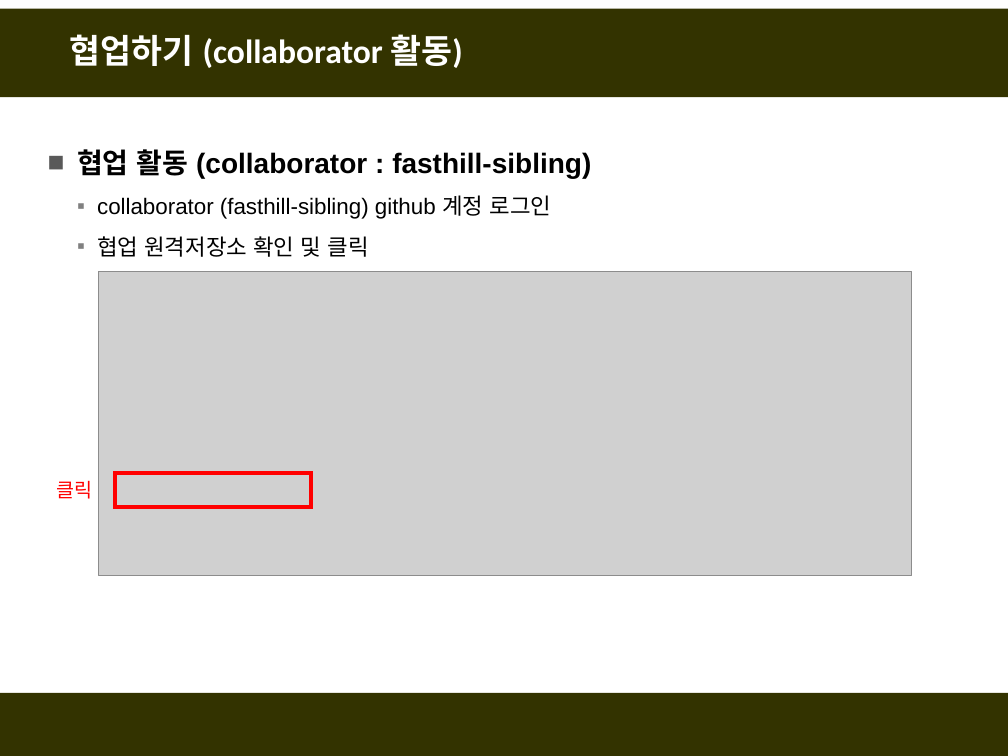
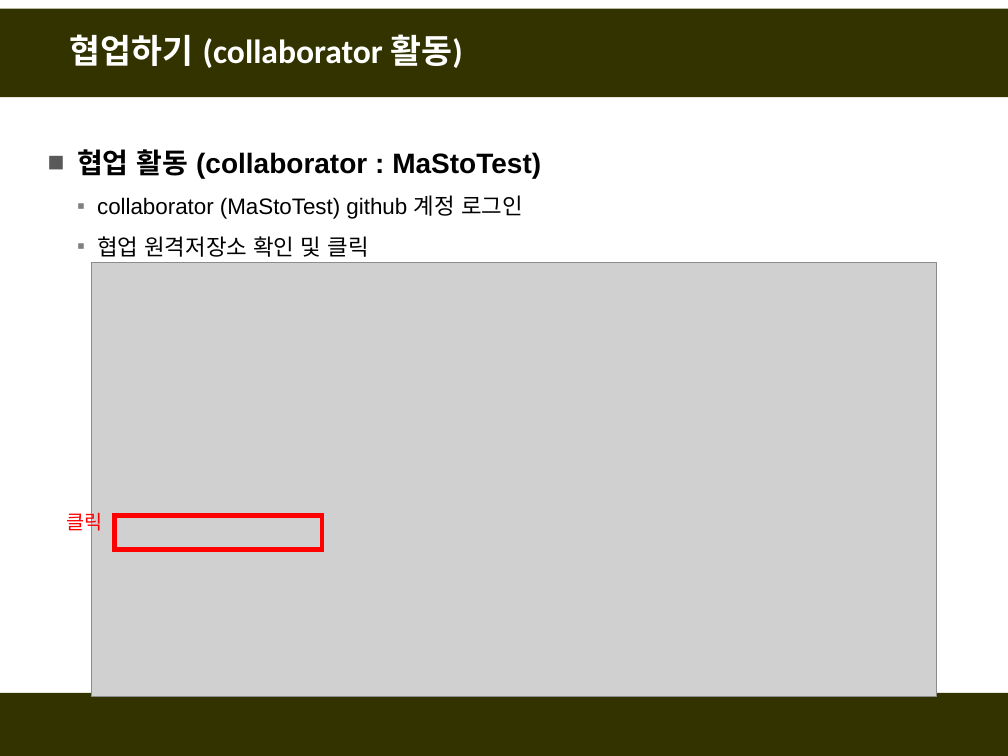
Before and after one commit to fasthill/github-lecture, a slide deck: slide 17 of git및github첫걸음4-협업하기.pptx. Drawn at 1008x756 pixels with LibreOffice and Linux fonts; fonts in the diff are those of the drawing; grey boxes stand for pictures. Boxes give left, top, right and bottom in pixels: in the first picture for what was removed or moved away, otherwise in the second. Text is boxed around its words. In the diff, an @@ line names an element or a change of style, - is before the commit and + after.

```diff
--- a/git및github첫걸음4-협업하기.pptx
+++ b/git및github첫걸음4-협업하기.pptx
@@ text at [77, 149, 541, 219]: text changed @@
-■ 협업 활동 (collaborator : fasthill-sibling)
-  ▪ collaborator (fasthill-sibling) github 계정 로그인
+■ 협업 활동 (collaborator : MaStoTest)
+  ▪ collaborator (MaStoTest) github 계정 로그인
@@ picture: place and size @@
-picture at [99, 271, 911, 576]
+picture at [92, 263, 937, 697]
@@ text "클릭" rewrapped from [57, 480, 93, 499] to [67, 509, 103, 535] @@
@@ rectangle: place and size @@
-rectangle at [115, 473, 311, 507]
+rectangle at [115, 516, 323, 550]
```
Also in this commit, not shown: 16 other slides changed, 8 slides added, 2 slides removed.
